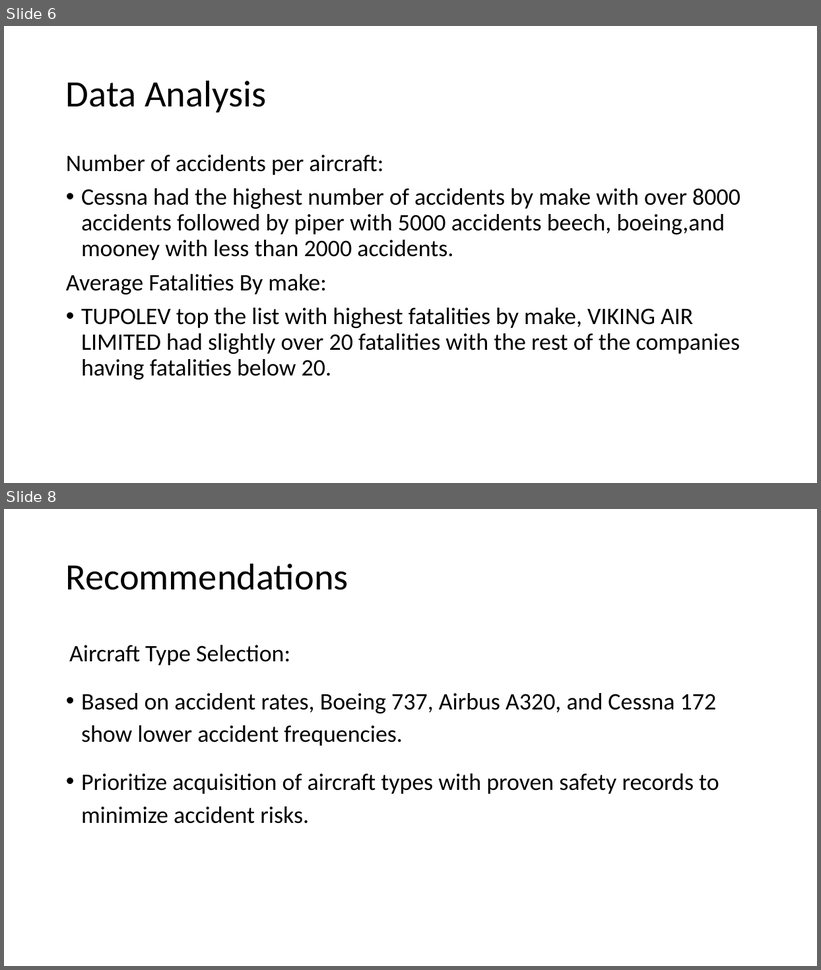
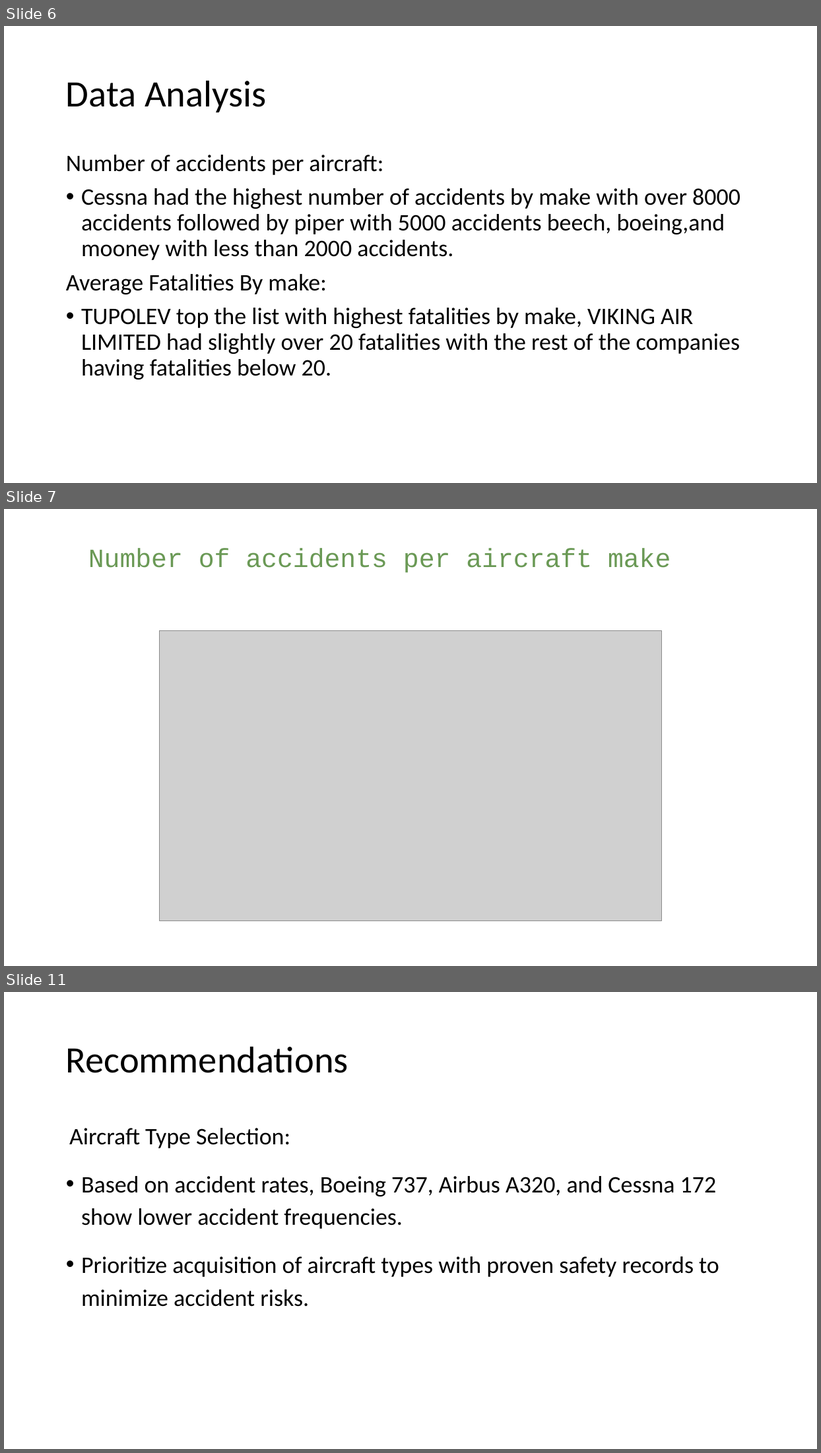
Before and after one commit to KabiraKabira7/aviation-risk-analysis, a slide deck: presentation.pdf.pptx. Shown one above the other, each under a label of ours: slides 6 and 8 before the commit, slides 6, 7 and 11 after it; the slides between them are not shown. The pictures are 821x970 and 821x1453 pixels, drawn with LibreOffice and Linux fonts; fonts in the diff are those of the drawing; grey boxes stand for pictures. Boxes give left, top, right and bottom in pixels: in the first picture for what was removed or moved away, otherwise in the second. Text is boxed around its words. In the diff, an @@ line names an element or a change of style, - is before the commit and + after.

```diff
--- a/presentation.pdf.pptx
+++ b/presentation.pdf.pptx
@@ slide 7 added at [4,509,817,966], background #FFFFFF @@
@@ title added at [88,548,671,573], 31 pt, text #6A9955 @@
+Number of accidents per aircraft make
@@ picture added at [160,631,662,921] @@
@@ what was slide 8 is now slide 11 @@
```
Also in this commit, not shown: 2 slides changed, 2 other slides added, 1 other file.
